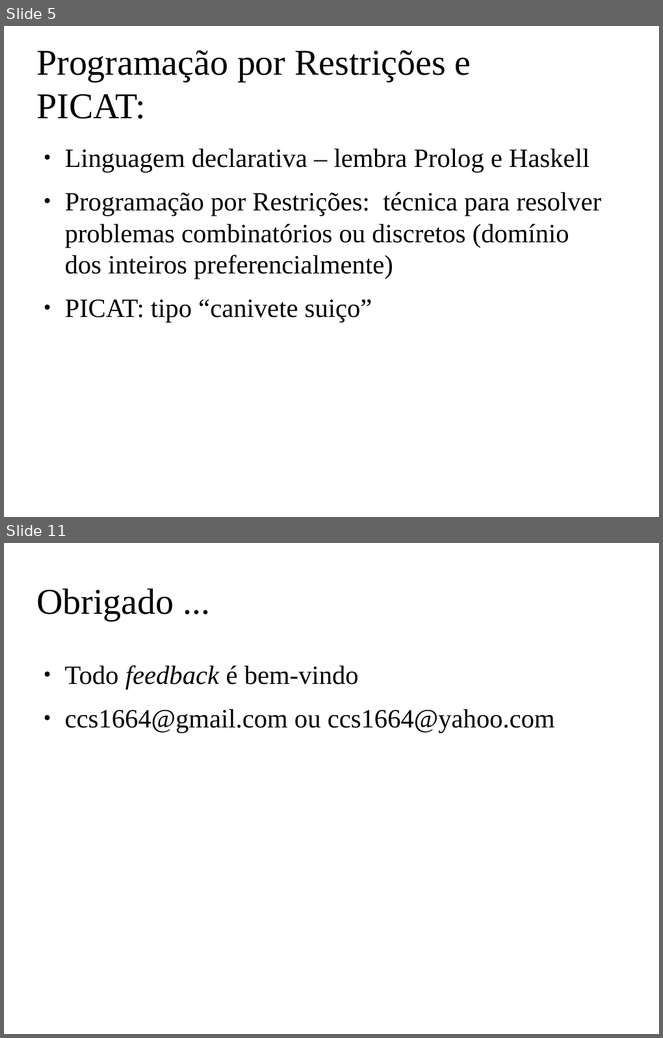
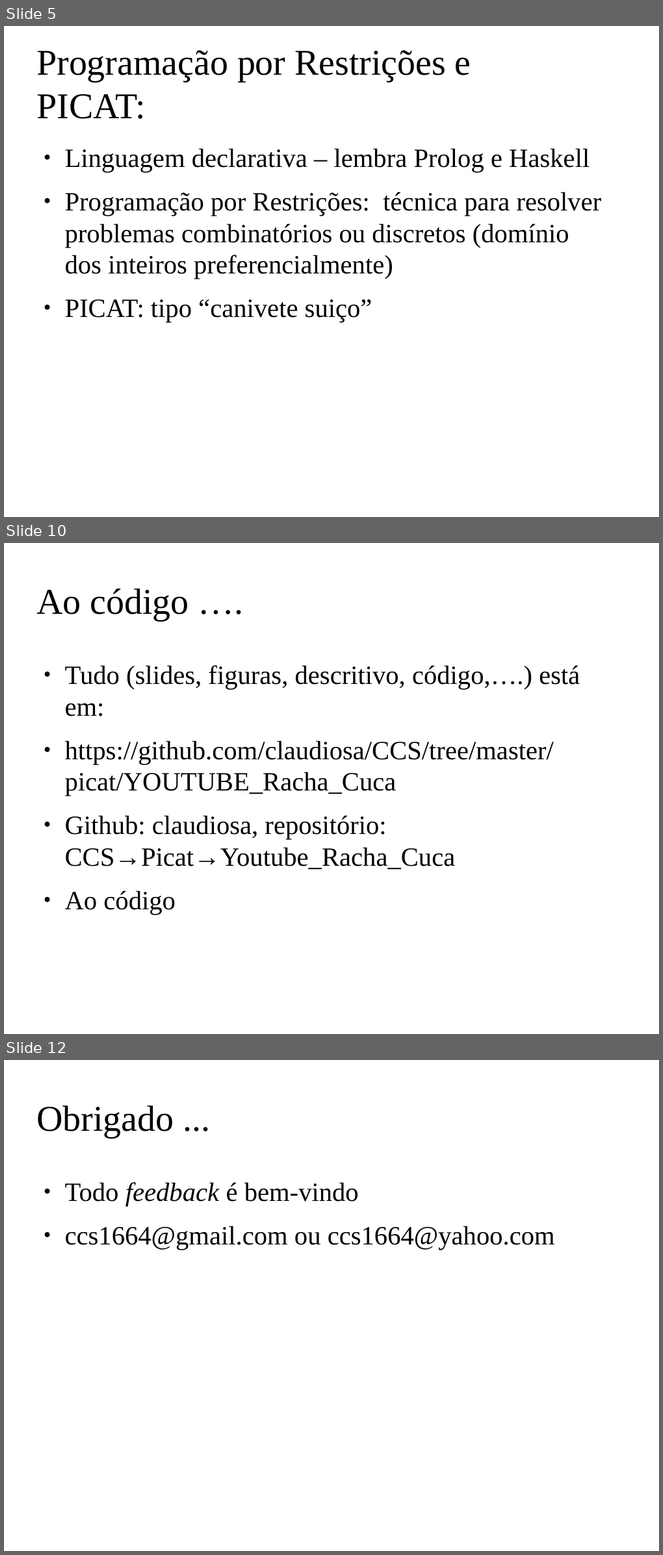
Before and after one commit to claudiosa/CCS, a slide deck: picat/YOUTUBE_Racha_Cuca/slides_racha_cuca.odp. Shown one above the other, each under a label of ours: slides 5 and 11 before the commit, slides 5, 10 and 12 after it; the slides between them are not shown. The pictures are 663x1038 and 663x1555 pixels, drawn with LibreOffice and Linux fonts; fonts in the diff are those of the drawing; background and template pictures are left out. Boxes give left, top, right and bottom in pixels: in the first picture for what was removed or moved away, otherwise in the second. Text is boxed around its words. In the diff, an @@ line names an element or a change of style, - is before the commit and + after.

Commit message:
Racha CUCA - OK slides etc

```diff
--- a/picat/YOUTUBE_Racha_Cuca/slides_racha_cuca.odp
+++ b/picat/YOUTUBE_Racha_Cuca/slides_racha_cuca.odp
@@ slide 10 added at [4,543,659,1034], background picture (left out) @@
@@ title added at [36,589,189,621], 44 pt, text #000000 @@
+Ao código ….
@@ text added at [65,665,580,915], 32 pt, text #000000 @@
+● Tudo (slides, figuras, descritivo, código,….) está em:
+● https://github.com/claudiosa/CCS/tree/master/picat/YOUTUBE_Racha_Cuca
+● Github: claudiosa, repositório: CCS→Picat→Youtube_Racha_Cuca
+● Ao código
@@ what was slide 11 is now slide 12 @@
```
Also in this commit, not shown: 5 slides changed, 2 other slides added, 2 slides removed, 6 other files.
